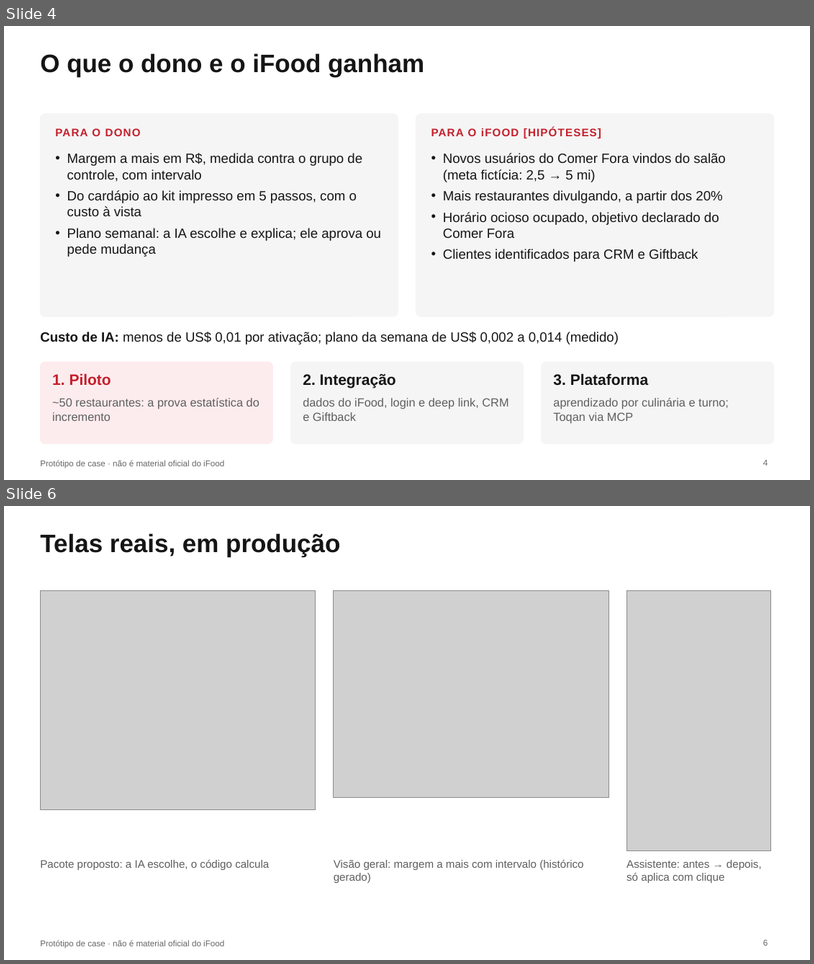
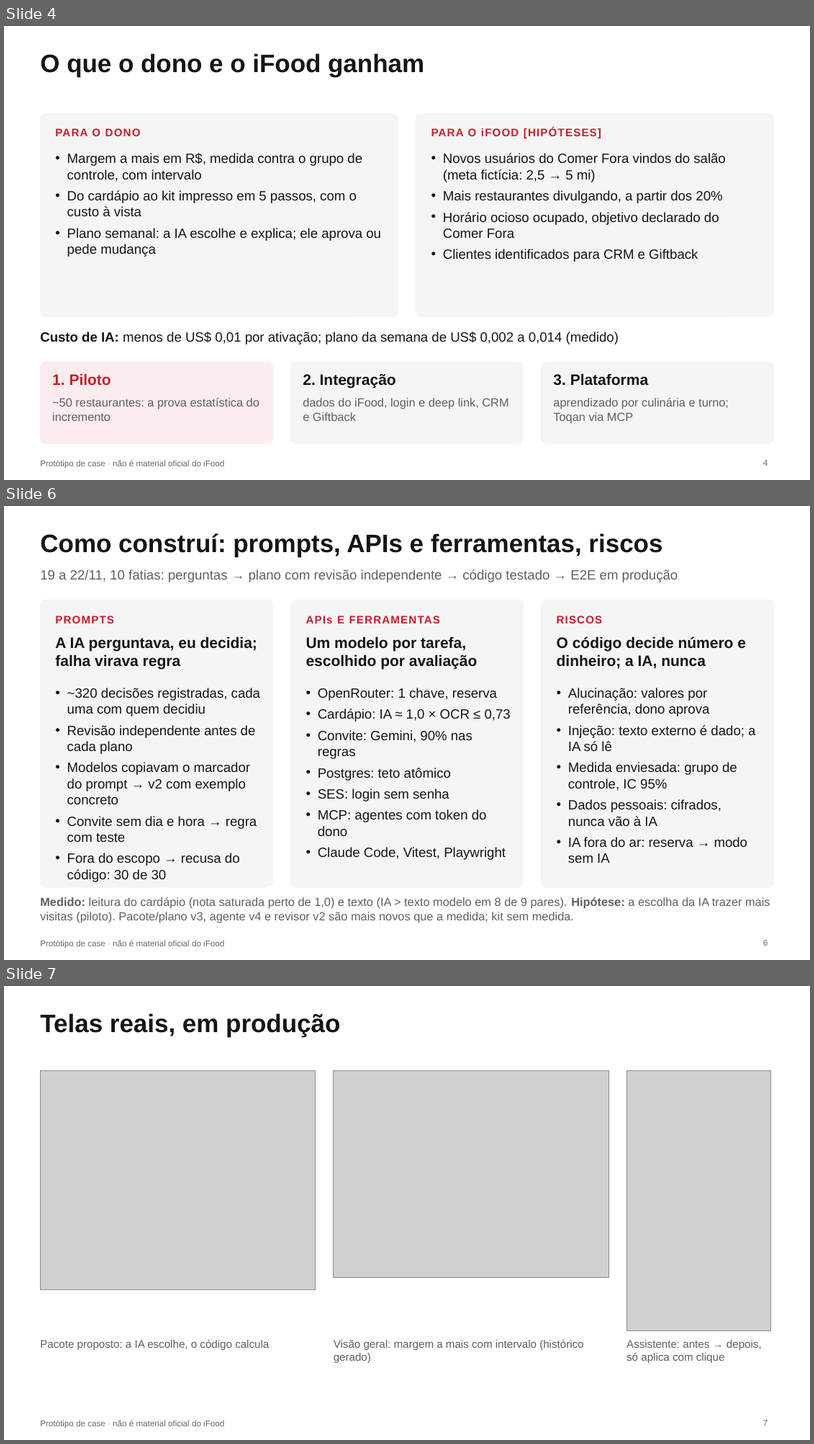
Before and after one commit to mateusferrao/comer-fora-no-salao, a slide deck: docs/entrega/apresentacao.pptx. Shown one above the other, each under a label of ours: slides 4 and 6 before the commit, slides 4, 6 and 7 after it; the slides between them are not shown. The pictures are 814x964 and 814x1444 pixels, drawn with LibreOffice and Linux fonts; fonts in the diff are those of the drawing; grey boxes stand for pictures. Boxes give left, top, right and bottom in pixels: in the first picture for what was removed or moved away, otherwise in the second. Text is boxed around its words. In the diff, an @@ line names an element or a change of style, - is before the commit and + after.

```diff
--- a/docs/entrega/apresentacao.pptx
+++ b/docs/entrega/apresentacao.pptx
@@ slide 6 added at box(4, 506, 810, 960), background #FFFFFF; not listed: 1 template element that a slide beside it also shows @@
@@ title added at box(40, 533, 663, 557), 30 pt, text #151515, bold @@
+Como construí: prompts, APIs e ferramentas, riscos
@@ text added at box(40, 569, 679, 582), 16 pt, text #5F5F5F @@
+19 a 22/11, 10 fatias: perguntas → plano com revisão independente → código testado → E2E em produção
@@ rounded rectangle added at box(40, 600, 273, 887), fill #F5F5F5, outline #F5F5F5 1 pt @@
@@ rounded rectangle added at box(291, 600, 523, 887), fill #F5F5F5, outline #F5F5F5 1 pt @@
@@ rounded rectangle added at box(542, 600, 774, 887), fill #F5F5F5, outline #F5F5F5 1 pt @@
@@ text added at box(55, 615, 114, 623), 13 pt, text #C4202C, bold @@
+PROMPTS
@@ text added at box(306, 615, 440, 623), 13 pt, text #C4202C, bold @@
+APIs E FERRAMENTAS
@@ text added at box(557, 615, 603, 623), 13 pt, text #C4202C, bold @@
+RISCOS
@@ text added at box(55, 636, 257, 669), 18 pt, text #151515, bold @@
+A IA perguntava, eu decidia; falha virava regra
@@ text added at box(306, 636, 477, 669), 18 pt, text #151515, bold @@
+Um modelo por tarefa, escolhido por avaliação
@@ text added at box(557, 636, 746, 669), 18 pt, text #151515, bold @@
+O código decide número e dinheiro; a IA, nunca
@@ text added at box(67, 687, 260, 882), 16 pt, text #151515 @@
+• ~320 decisões registradas, cada uma com quem decidiu
+• Revisão independente antes de cada plano
+• Modelos copiavam o marcador do prompt → v2 com exemplo concreto
+• Convite sem dia e hora → regra com teste
+• Fora do escopo → recusa do código: 30 de 30
@@ text added at box(318, 687, 511, 860), 16 pt, text #151515 @@
+• OpenRouter: 1 chave, reserva
+• Cardápio: IA ≈ 1,0 × OCR ≤ 0,73
+• Convite: Gemini, 90% nas regras
+• Postgres: teto atômico
+• SES: login sem senha
+• MCP: agentes com token do dono
+• Claude Code, Vitest, Playwright
@@ text added at box(568, 687, 756, 862), 16 pt, text #151515 @@
+• Alucinação: valores por referência, dono aprova
+• Injeção: texto externo é dado; a IA só lê
+• Medida enviesada: grupo de controle, IC 95%
+• Dados pessoais: cifrados, nunca vão à IA
+• IA fora do ar: reserva → modo sem IA
@@ text added at box(40, 897, 771, 922), 14 pt, text #5F5F5F @@
+Medido: leitura do cardápio (nota saturada perto de 1,0) e texto (IA > texto modelo em 8 de 9 pares). Hipótese: a escolha da IA trazer mais visitas (piloto). Pacote/plano v3, agente v4 e revisor v2 são mais novos que a medida; kit sem medida.
@@ page number added at box(764, 939, 768, 945), 10 pt, text #666666 @@
+6
@@ what was slide 6 is now slide 7 @@
@@ page number at box(764, 1419, 768, 1425): text changed @@
-6
+7
```
Also in this commit, not shown: 2 slides changed, 1 slide removed, 6 other files.
